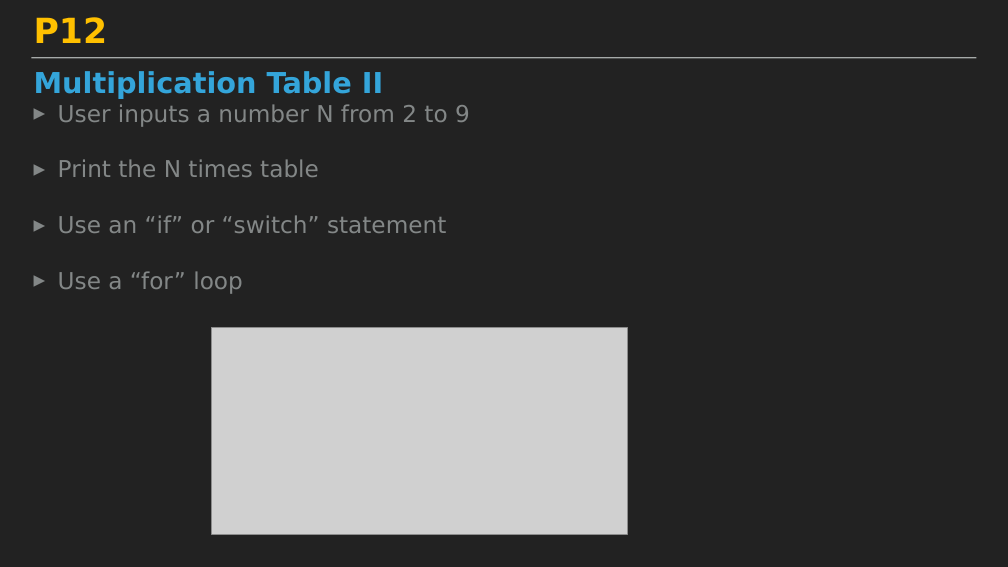
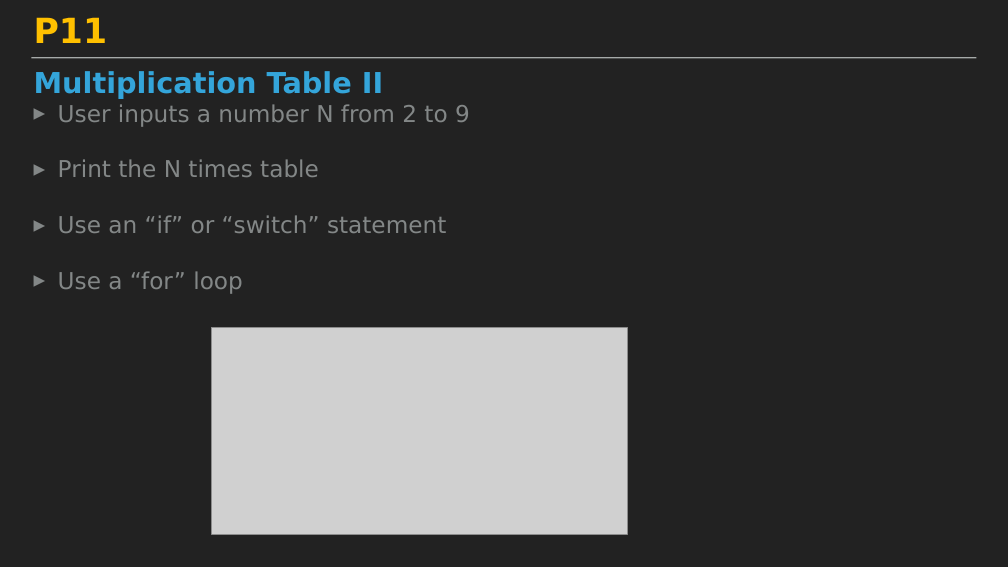
Before and after one commit to KyuseokKim/MyFiles, a slide deck: slide 26 of 기본프로그래밍_Java_002(자삼빠).pptx (slide 28 before the commit). Drawn at 1008x567 pixels with LibreOffice and Linux fonts; fonts in the diff are those of the drawing; grey boxes stand for pictures. Boxes give left, top, right and bottom in pixels: in the first picture for what was removed or moved away, otherwise in the second. Text is boxed around its words. In the diff, an @@ line names an element or a change of style, - is before the commit and + after.

```diff
--- a/기본프로그래밍_Java_002(자삼빠).pptx
+++ b/기본프로그래밍_Java_002(자삼빠).pptx
@@ text at [34,17,108,43]: text changed @@
-P12
+P11
```
Also in this commit, not shown: 10 other slides changed, 3 slides removed, 1 other file.
